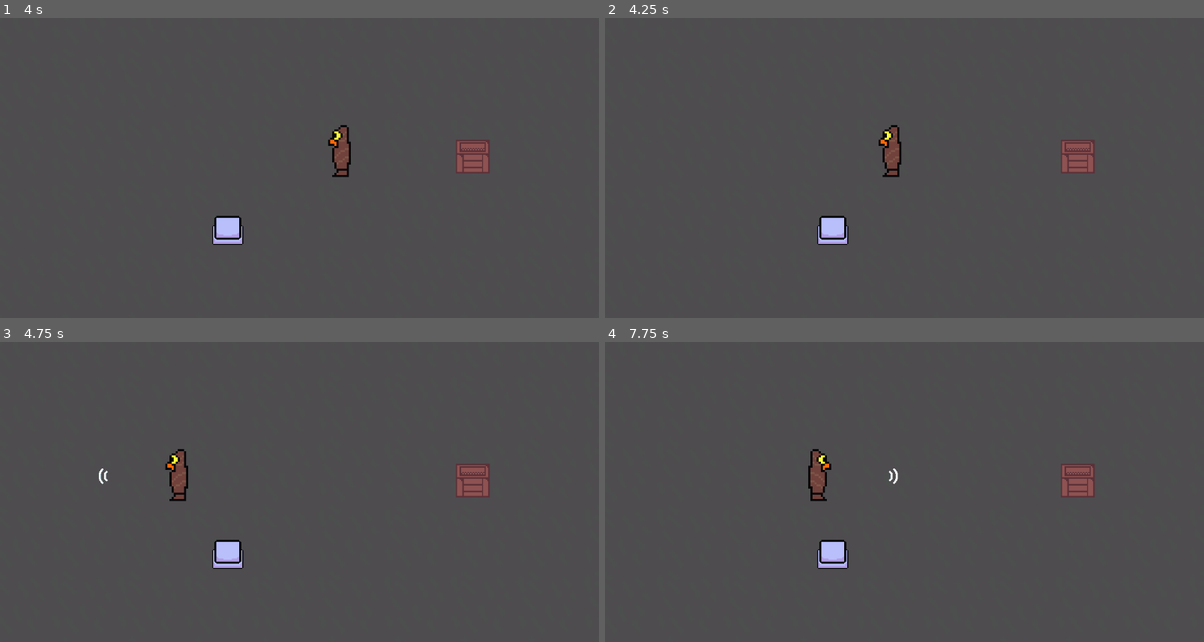
Above: before the commit, frames 1-4 (two rows, left to right).
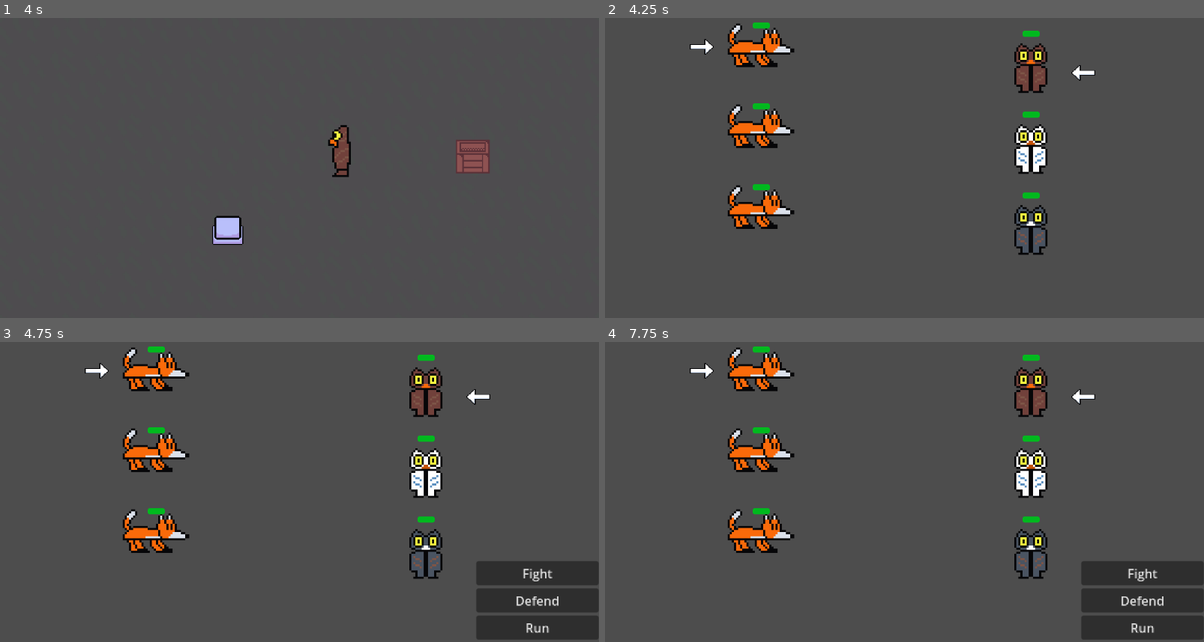
Above: after the commit, the same moments.

Repository: ULTRABEAN7001/Godot-4-Random-RPG-Elements
Game: Godot game, scene res://game.tscn
Same seed, same stepped clock (60 frames per second), same inputs: the game is played once before the commit and once after it.
Inputs (mouse positions are in pixels of both pictures, inside the frame that each line leads up to):
- Up to frame 1 (4 s): tap Enter (ui_accept) at 0.5, 0.6, 0.77, 1.07, 1.52, 1.55, 1.82, 2.1, 3.02, 3.05, 3.32, 3.5, 3.6, 3.77 s; hold D (right) 0.53-1.28 s; hold Down (ui_down) 1.28-2.03 s; tap Space (interact) at 1.35, 2.85 s; hold D (right) 2.03-2.78 s; hold Up (ui_up) 2.78-3.53 s; hold A (left) from 3.53 s (still down)
- Up to frame 2 (4.25 s): keep holding A (left); tap Enter (ui_accept) at 4.07 s; tap F (debug_test, bound only after the commit) at 4.15 s
- Up to frame 3 (4.75 s): keep holding A (left); tap Space (interact) at 4.35 s; tap Enter (ui_accept) at 4.52, 4.55 s
- Up to frame 4 (7.75 s): tap Enter (ui_accept) at 4.82, 5.75, 5.85, 7.25, 7.52, 7.55 s; release A (left) at 5 s; click (1144, 573) at 5 s, where only the run after the commit has a clickable "Fight"; hold Down (ui_down) 5.78-6.5 s; click (1144, 600) at 6.5 s, where only the run after the commit has a clickable "Defend"; hold D (right) from 7.28 s (still down); tap Space (interact) at 7.35 s

Frame 1 is identical in both runs. In frame 2, 6.6% of the frame differs, in the area x 14-82%, y 1-80%; in frame 3, 11%; in frame 4, 11%, in the area x 14-100%, y 1-100%.

Commit message:
Added turn-based fighting
Files from the JRPG were imported to this project

Diff:
--- /dev/null
+++ b/EnemyGroup.gd
@@ -0,0 +1,112 @@
+extends Node2D
+
+@onready var enemies: Array = get_children()
+@onready var battle = get_parent()
+@onready var battle_queue: Array
+@onready var battle_index: Array
+@onready var player_group = %PlayerGroup
+@onready var players = player_group.players
+@onready var player_count = players.size()
+var is_fighting = false
+var index = 0
+var sequences = 0
+signal next_player_turn
+signal empty_queue
+
+#This positions enemies
+func _ready():
+	for i in enemies.size():
+		enemies[i].position = Vector2(300, i*156+100)
+	choose_enemy()
+
+func _process(delta):
+	#This happens when the player clicks on fight
+	if battle.chose_fight == true:
+		fight()
+
+	#Happens when all players have made a move
+	if battle_queue.size() == enemies.size():
+		#uses functions per nummber of moves
+		player_group.can_choose = false
+		for f in range(enemies.size()):
+			#calls the first function
+			battle_queue[0].call(battle_index[0])
+			#the pops prevent repetition or overlooping
+			battle_queue.pop_front()
+			battle_index.pop_front()
+			#a 1 second delay
+			await get_tree().create_timer(1).timeout
+		#prepares the arrays for the next cycle
+		battle_queue.clear()
+		battle_index.clear()
+		reset_choice()
+		emit_signal("next_player_turn")
+		#lets player_group know to disable defenses
+		emit_signal("empty_queue")
+
+
+func show_arrow(x, y):
+	enemies[x].choose()
+	enemies[y].unchoose()
+
+func attack_queue(i):
+	#enemies will take damage then it will confirm attack is done
+	#then after 0.5 seconds the enemy will attack
+	#the steps above are reverted and then it resets
+	enemies[i].take_damage(10)
+	await get_tree().create_timer(0.5).timeout
+	attack_player(i)
+	battle.chose_fight = false
+	reset_choice()
+	emit_signal("next_player_turn")
+
+func choose_enemy():
+	enemies[0].choose()
+
+func reset_choice():
+	#index is resetted and those that aren't the first enemy get unselected
+	index = 0
+	print(battle_index)
+	print(battle_queue)
+	for enemy in enemies:
+		enemy.unchoose()
+	choose_enemy()
+	battle.v_box_container.visible = false
+
+func attack_player(i):
+	print(i)
+	#a random player is chosen via the index and a random enemy's damage is used
+	players[randi_range(0, player_count-1)].take_damage(enemies[randi_range(0, index-1)].damage)
+
+func _on_defend_pressed():
+	#similar function to attack_queue() but no harm is done to the enemies
+	battle_index.append(index)
+	battle_queue.append(Callable(self, "attack_player"))
+	emit_signal("next_player_turn")
+
+func fight():
+	#this section of code lets you select an enemy
+	if Input.is_action_just_pressed("ui_up"):
+		if index > 0:
+			index -= 1
+			show_arrow(index, index+1)
+
+	if Input.is_action_just_pressed("ui_down"):
+		if index < enemies.size() - 1:
+			index += 1
+			show_arrow(index, index-1)
+
+	#starts the attack queue function and the second condition prevents double attacking
+	if Input.is_action_just_pressed("ui_accept"):
+		battle_index.append(index)
+		battle_queue.append(Callable(self, "attack_queue"))
+		battle.chose_fight = false
+		reset_choice()
+		emit_signal("next_player_turn")
+
+
+
+
+#to keep track of turn/move queue
+func _on_player_group_make_choice():
+	sequences += 1
--- /dev/null
+++ b/battle.gd
@@ -0,0 +1,25 @@
+extends Node2D
+
+var chose_fight = false
+@onready var v_box_container = $CanvasLayer/VBoxContainer
+@onready var player_group = %PlayerGroup
+var actions: Array
+
+#This is here to make sure you select a player first
+func _ready():
+	v_box_container.visible = false
+	print("We're on Github Now!")
+
+#Activates functions to let you select who you want to fight
+func _on_fight_pressed():
+	v_box_container.visible = false
+	chose_fight = true
+	player_group.player_turn = false
+
+#happens when a player is slected
+func _on_player_group_make_choice():
+	v_box_container.visible = true
+
+#same as on_fight_pressed but only disables butttons
+func _on_defend_pressed():
+	v_box_container.visible = false
--- /dev/null
+++ b/battle.tscn
@@ -0,0 +1,52 @@
+[gd_scene load_steps=4 format=3 uid="uid://cjph4qxf677ut"]
+
+[ext_resource type="PackedScene" uid="uid://t6ndyokhov0s" path="res://enemy_group.tscn" id="1_6bn48"]
+[ext_resource type="Script" path="res://battle.gd" id="1_y03p1"]
+[ext_resource type="PackedScene" uid="uid://djo6nhex3sb5t" path="res://player_group.tscn" id="2_qd717"]
+
+[node name="Battle" type="Node2D"]
+script = ExtResource("1_y03p1")
+
+[node name="PlayerGroup" parent="." instance=ExtResource("2_qd717")]
+unique_name_in_owner = true
+
+[node name="EnemyGroup" parent="." instance=ExtResource("1_6bn48")]
+
+[node name="CanvasLayer" type="CanvasLayer" parent="."]
+
+[node name="VBoxContainer" type="VBoxContainer" parent="CanvasLayer"]
+anchors_preset = 3
+anchor_left = 1.0
+anchor_top = 1.0
+anchor_right = 1.0
+anchor_bottom = 1.0
+offset_left = -236.0
+offset_top = -156.0
+offset_right = -79.0
+offset_bottom = -54.0
+grow_horizontal = 0
+grow_vertical = 0
+scale = Vector2(1.5, 1.5)
+
+[node name="Fight" type="Button" parent="CanvasLayer/VBoxContainer"]
+layout_mode = 2
+text = "Fight
+"
+
+[node name="Defend" type="Button" parent="CanvasLayer/VBoxContainer"]
+layout_mode = 2
+text = "Defend"
+
+[node name="Fight3" type="Button" parent="CanvasLayer/VBoxContainer"]
+layout_mode = 2
+text = "Run
+"
+
+[connection signal="make_choice" from="PlayerGroup" to="." method="_on_player_group_make_choice"]
+[connection signal="make_choice" from="PlayerGroup" to="EnemyGroup" method="_on_player_group_make_choice"]
+[connection signal="empty_queue" from="EnemyGroup" to="PlayerGroup" method="_on_enemy_group_empty_queue"]
+[connection signal="next_player_turn" from="EnemyGroup" to="PlayerGroup" method="_on_enemy_group_next_player_turn"]
+[connection signal="pressed" from="CanvasLayer/VBoxContainer/Fight" to="." method="_on_fight_pressed"]
+[connection signal="pressed" from="CanvasLayer/VBoxContainer/Defend" to="." method="_on_defend_pressed"]
+[connection signal="pressed" from="CanvasLayer/VBoxContainer/Defend" to="PlayerGroup" method="_on_defend_pressed"]
+[connection signal="pressed" from="CanvasLayer/VBoxContainer/Defend" to="EnemyGroup" method="_on_defend_pressed"]
--- /dev/null
+++ b/character.gd
@@ -0,0 +1,32 @@
+extends CharacterBody2D
+
+@export var health: = 100:
+	set(value):
+		health = value
+		health_bar.value = value
+@export var damage: = 10
+@onready var health_bar = $HealthBar
+@onready var pointer = $Pointer
+@onready var animation_player = $AnimationPlayer
+var is_protected = false
+
+
+func _ready():
+	health_bar.value = health
+func choose():
+	pointer.visible = true
+func unchoose():
+	pointer.visible = false
+
+func take_damage(d):
+	if is_protected == false:
+		health -= d
+		animation_player.play("hurt")
+	if is_protected == true:
+		animation_player.play("defended")
+
+func defend():
+	is_protected = true
+
+func undefend():
+	is_protected = false
--- /dev/null
+++ b/character.tscn
@@ -0,0 +1,108 @@
+[gd_scene load_steps=11 format=3 uid="uid://dtk2vi36hmld8"]
+
+[ext_resource type="Texture2D" uid="uid://dvbb0sn2pmsx0" path="res://owlfoxes.png" id="1_adta0"]
+[ext_resource type="Script" path="res://character.gd" id="1_lgemv"]
+[ext_resource type="Texture2D" uid="uid://d3wefsmt3kall" path="res://arrow.png" id="2_wkyil"]
+
+[sub_resource type="AtlasTexture" id="AtlasTexture_wq11n"]
+atlas = ExtResource("1_adta0")
+region = Rect2(192, 0, 32, 32)
+
+[sub_resource type="StyleBoxFlat" id="StyleBoxFlat_pusyw"]
+bg_color = Color(0.336608, 0.336608, 0.336608, 1)
+corner_radius_top_left = 8
+corner_radius_top_right = 8
+corner_radius_bottom_right = 8
+corner_radius_bottom_left = 8
+
+[sub_resource type="StyleBoxFlat" id="StyleBoxFlat_gyttf"]
+bg_color = Color(0, 0.727322, 0.119065, 1)
+corner_radius_top_left = 8
+corner_radius_top_right = 8
+corner_radius_bottom_right = 8
+corner_radius_bottom_left = 8
+
+[sub_resource type="Animation" id="Animation_r8wpm"]
+length = 0.001
+tracks/0/type = "value"
+tracks/0/imported = false
+tracks/0/enabled = true
+tracks/0/path = NodePath(".:self_modulate")
+tracks/0/interp = 1
+tracks/0/loop_wrap = true
+tracks/0/keys = {
+"times": PackedFloat32Array(0),
+"transitions": PackedFloat32Array(1),
+"update": 0,
+"values": [Color(1, 1, 1, 1)]
+}
+
+[sub_resource type="Animation" id="Animation_qk31n"]
+resource_name = "hurt"
+length = 0.6
+tracks/0/type = "value"
+tracks/0/imported = false
+tracks/0/enabled = true
+tracks/0/path = NodePath(".:self_modulate")
+tracks/0/interp = 1
+tracks/0/loop_wrap = true
+tracks/0/keys = {
+"times": PackedFloat32Array(0, 0.2, 0.4, 0.6),
+"transitions": PackedFloat32Array(1, 1, 1, 1),
+"update": 0,
+"values": [Color(30, 30, 30, 1), Color(1, 1, 1, 1), Color(30, 30, 30, 1), Color(1, 1, 1, 1)]
+}
+
+[sub_resource type="Animation" id="Animation_a1cei"]
+resource_name = "defended"
+length = 0.6
+tracks/0/type = "value"
+tracks/0/imported = false
+tracks/0/enabled = true
+tracks/0/path = NodePath(".:self_modulate")
+tracks/0/interp = 1
+tracks/0/loop_wrap = true
+tracks/0/keys = {
+"times": PackedFloat32Array(0, 0.2, 0.4, 0.6),
+"transitions": PackedFloat32Array(1, 1, 1, 1),
+"update": 0,
+"values": [Color(1, 1, 69.893, 1), Color(1, 1, 1, 1), Color(1, 1, 69.893, 1), Color(1, 1, 1, 1)]
+}
+
+[sub_resource type="AnimationLibrary" id="AnimationLibrary_joh0y"]
+_data = {
+"RESET": SubResource("Animation_r8wpm"),
+"defended": SubResource("Animation_a1cei"),
+"hurt": SubResource("Animation_qk31n")
+}
+
+[node name="Character" type="CharacterBody2D"]
+script = ExtResource("1_lgemv")
+
+[node name="Sprite2D" type="Sprite2D" parent="."]
+scale = Vector2(4, 4)
+texture = SubResource("AtlasTexture_wq11n")
+flip_h = true
+
+[node name="HealthBar" type="ProgressBar" parent="."]
+offset_left = -16.0
+offset_top = -22.0
+offset_right = 50.0
+offset_bottom = 1.0
+scale = Vector2(0.5, 0.5)
+theme_override_styles/background = SubResource("StyleBoxFlat_pusyw")
+theme_override_styles/fill = SubResource("StyleBoxFlat_gyttf")
+value = 50.0
+show_percentage = false
+
+[node name="Pointer" type="Sprite2D" parent="."]
+visible = false
+position = Vector2(-117, 25)
+scale = Vector2(2, 1.817)
+texture = ExtResource("2_wkyil")
+
+[node name="AnimationPlayer" type="AnimationPlayer" parent="."]
+root_node = NodePath("../Sprite2D")
+libraries = {
+"": SubResource("AnimationLibrary_joh0y")
+}
--- /dev/null
+++ b/enemy_group.tscn
@@ -0,0 +1,16 @@
+[gd_scene load_steps=3 format=3 uid="uid://t6ndyokhov0s"]
+
+[ext_resource type="Script" path="res://EnemyGroup.gd" id="1_8ahwe"]
+[ext_resource type="PackedScene" uid="uid://dtk2vi36hmld8" path="res://character.tscn" id="2_e14el"]
+
+[node name="EnemyGroup" type="Node2D"]
+script = ExtResource("1_8ahwe")
+
+[node name="Character" parent="." instance=ExtResource("2_e14el")]
+position = Vector2(71.5, 32.25)
+
+[node name="Character2" parent="." instance=ExtResource("2_e14el")]
+position = Vector2(71.5, 32.25)
+
+[node name="Character3" parent="." instance=ExtResource("2_e14el")]
+position = Vector2(71.5, 32.25)
--- a/player.gd
+++ b/player.gd
@@ -45,3 +45,6 @@
 		bullet.direction = boxdir
 		bullet.global_position = self.global_position
 		add_sibling(bullet)
+
+	if Input.is_action_just_pressed("debug_test"):
+		get_tree().change_scene_to_file("res://battle.tscn")
--- /dev/null
+++ b/player_group.gd
@@ -0,0 +1,58 @@
+extends Node2D
+
+@onready var players: Array = get_children()
+var index = 0
+var player_turn = true
+var can_choose = true
+signal make_choice
+@onready var chosen_player = players[index]
+
+#positions players at the start and selects the first player
+func _ready():
+	for i in players.size():
+		players[i].position = Vector2(819, i*156+150)
+	reset_choice()
+
+func _process(delta):
+
+	#lets you choose the player
+	if player_turn == true and can_choose == true:
+		if Input.is_action_just_pressed("ui_up"):
+			if index > 0:
+				index -= 1
+				show_choice(index, index+1)
+
+		if Input.is_action_just_pressed("ui_down"):
+			if index < players.size() - 1:
+				index += 1
+				show_choice(index, index-1)
+
+		if Input.is_action_just_pressed("ui_accept"):
+			emit_signal("make_choice")
+			player_turn = false
+
+func show_choice(x, y):
+	players[x].choose()
+	players[y].unchoose()
+
+func reset_choice():
+	#deselects all players except the first and removes the protection
+	index = 0
+	for i in players:
+		i.unchoose()
+	players[0].choose()
+
+
+func _on_enemy_group_next_player_turn():
+	player_turn = true
+	reset_choice()
+
+
+func _on_defend_pressed():
+	players[index].defend()
+
+func _on_enemy_group_empty_queue():
+	for i in players:
+		i.undefend()
+	can_choose = true
+	reset_choice()
--- /dev/null
+++ b/player_group.tscn
@@ -0,0 +1,66 @@
+[gd_scene load_steps=7 format=3 uid="uid://djo6nhex3sb5t"]
+
+[ext_resource type="PackedScene" uid="uid://dtk2vi36hmld8" path="res://character.tscn" id="1_3jhb5"]
+[ext_resource type="Script" path="res://player_group.gd" id="1_t4mxh"]
+[ext_resource type="Texture2D" uid="uid://dvbb0sn2pmsx0" path="res://owlfoxes.png" id="2_083ye"]
+
+[sub_resource type="AtlasTexture" id="AtlasTexture_unwpv"]
+atlas = ExtResource("2_083ye")
+region = Rect2(0, 0, 32, 32)
+
+[sub_resource type="AtlasTexture" id="AtlasTexture_p6q4l"]
+atlas = ExtResource("2_083ye")
+region = Rect2(128, 0, 32, 32)
+
+[sub_resource type="AtlasTexture" id="AtlasTexture_nyurn"]
+atlas = ExtResource("2_083ye")
+region = Rect2(160, 0, 32, 32)
+
+[node name="PlayerGroup" type="Node2D"]
+script = ExtResource("1_t4mxh")
+
+[node name="Character" parent="." instance=ExtResource("1_3jhb5")]
+position = Vector2(819, 110)
+
+[node name="Sprite2D" parent="Character" index="0"]
+texture = SubResource("AtlasTexture_unwpv")
+
+[node name="HealthBar" parent="Character" index="1"]
+offset_top = -56.0
+offset_bottom = -33.0
+
+[node name="Pointer" parent="Character" index="2"]
+position = Vector2(104, 25)
+flip_h = true
+
+[node name="Character2" parent="." instance=ExtResource("1_3jhb5")]
+position = Vector2(819, 110)
+
+[node name="Sprite2D" parent="Character2" index="0"]
+texture = SubResource("AtlasTexture_p6q4l")
+
+[node name="HealthBar" parent="Character2" index="1"]
+offset_top = -56.0
+offset_bottom = -33.0
+
+[node name="Pointer" parent="Character2" index="2"]
+position = Vector2(104, 25)
+flip_h = true
+
+[node name="Character3" parent="." instance=ExtResource("1_3jhb5")]
+position = Vector2(819, 110)
+
+[node name="Sprite2D" parent="Character3" index="0"]
+texture = SubResource("AtlasTexture_nyurn")
+
+[node name="HealthBar" parent="Character3" index="1"]
+offset_top = -56.0
+offset_bottom = -33.0
+
+[node name="Pointer" parent="Character3" index="2"]
+position = Vector2(104, 25)
+flip_h = true
+
+[editable path="Character"]
+[editable path="Character2"]
+[editable path="Character3"]
--- a/project.godot
+++ b/project.godot
@@ -42,6 +42,11 @@
 "events": [Object(InputEventKey,"resource_local_to_scene":false,"resource_name":"","device":-1,"window_id":0,"alt_pressed":false,"shift_pressed":false,"ctrl_pressed":false,"meta_pressed":false,"pressed":false,"keycode":0,"physical_keycode":32,"key_label":0,"unicode":32,"echo":false,"script":null)
 ]
 }
+debug_test={
+"deadzone": 0.5,
+"events": [Object(InputEventKey,"resource_local_to_scene":false,"resource_name":"","device":-1,"window_id":0,"alt_pressed":false,"shift_pressed":false,"ctrl_pressed":false,"meta_pressed":false,"pressed":false,"keycode":0,"physical_keycode":70,"key_label":0,"unicode":102,"echo":false,"script":null)
+]
+}
 
 [rendering]
 
Binary file added: arrow.png
Not shown, added: arrow.png.import
Binary file added: owlfoxes.png
Not shown, added: owlfoxes.png.import
